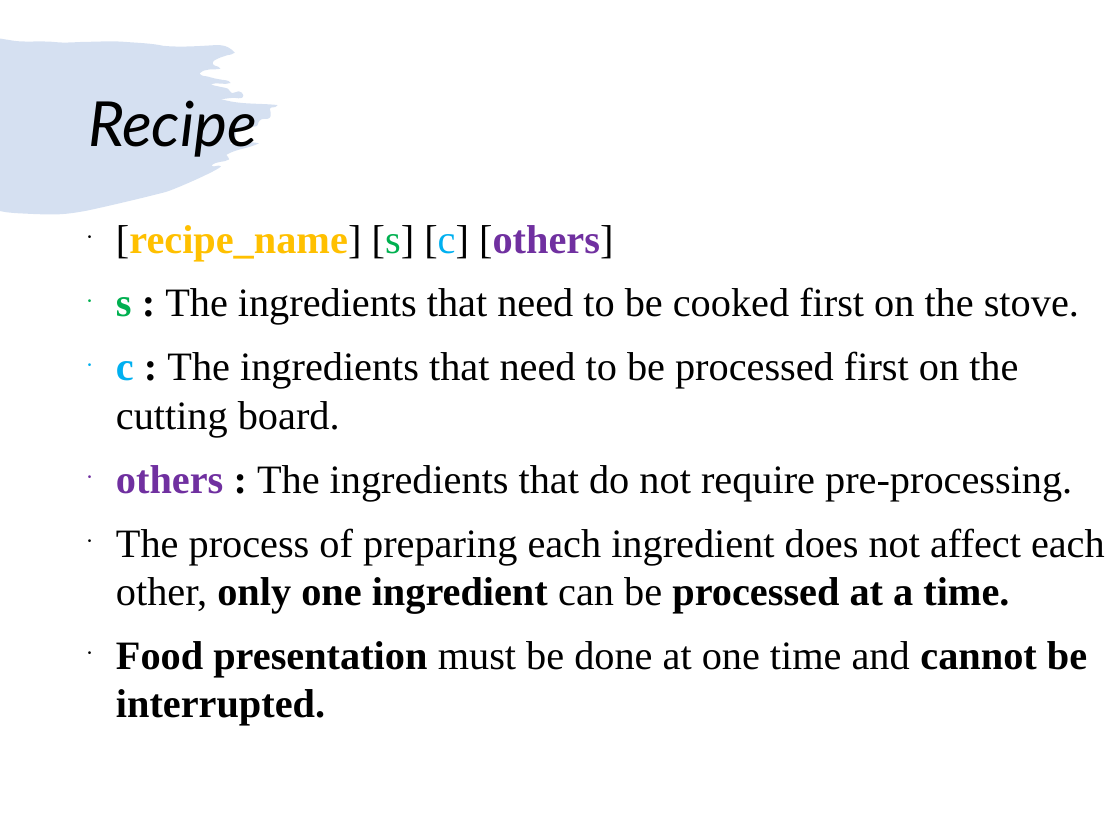
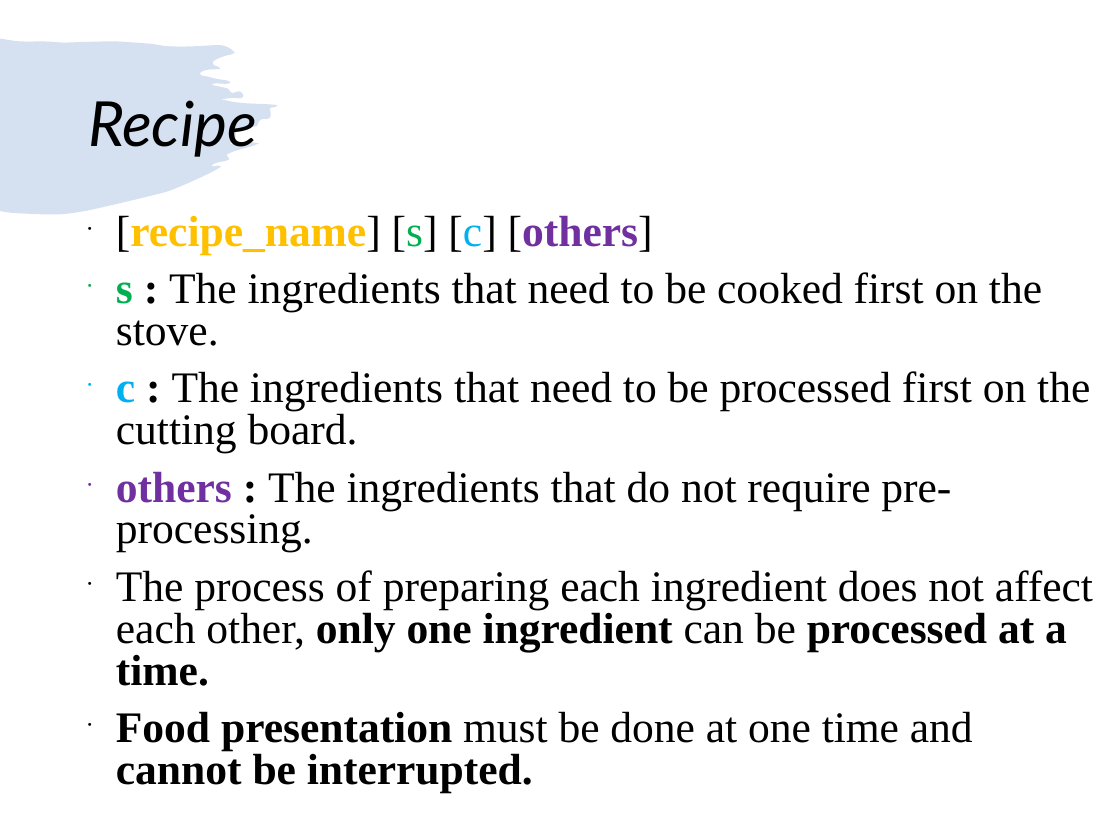
Before and after one commit to FeHeap/Recast_C, a slide deck: slide 15 of NCHU-CSE-DataStructure/Homework_2/Homework_2.ppt. Drawn at 1120x840 pixels with LibreOffice and Linux fonts; fonts in the diff are those of the drawing. Boxes give left, top, right and bottom in pixels: in the first picture for what was removed or moved away, otherwise in the second. Text is boxed around its words. In the diff, an @@ line names an element or a change of style, - is before the commit and + after.

```diff
--- a/NCHU-CSE-DataStructure/Homework_2/Homework_2.ppt
+++ b/NCHU-CSE-DataStructure/Homework_2/Homework_2.ppt
@@ text "[recipe_name] [s] [c] [others]" at [116,215,1093,793]: size 25.9 to 28 pt; line spacing 1 to 0.8 @@
```
Also in this commit, not shown: 3 other slides changed, 4 other files.
